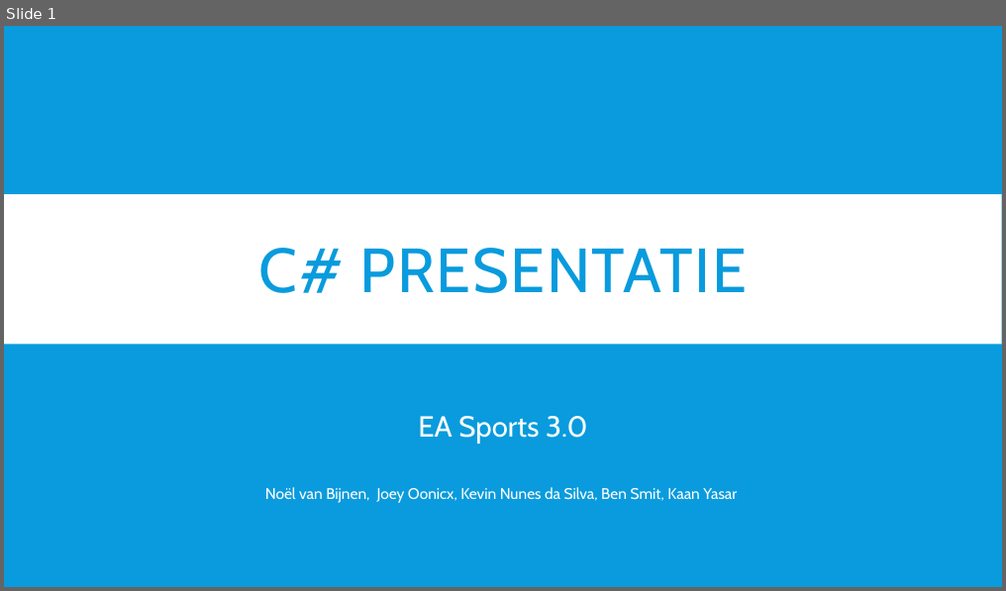
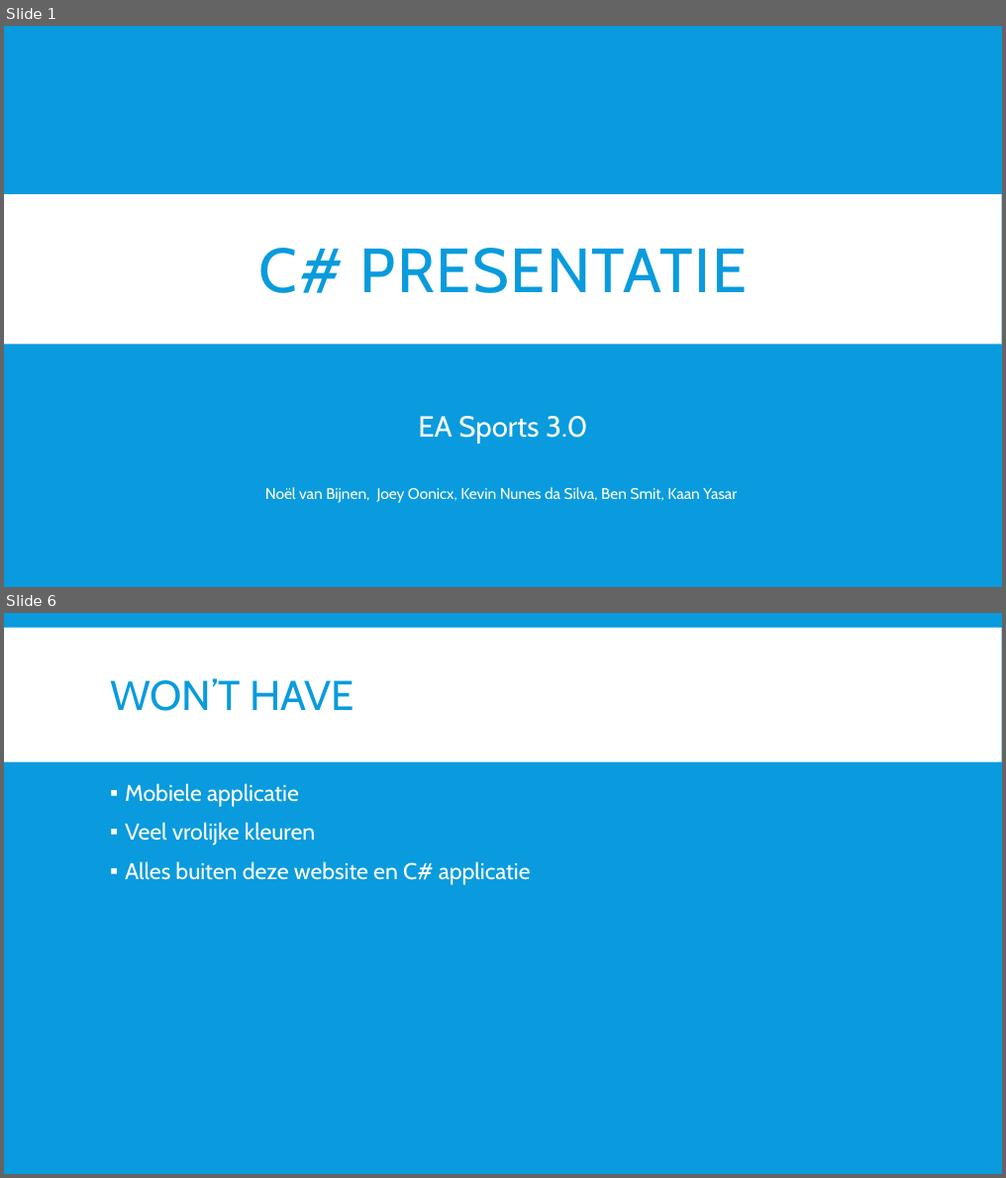
Before and after one commit to EA-Sports-3-0/project_fifa, a slide deck: Documents/presentaties/C#presentatie.pptx. Shown one above the other, each under a label of ours: slide 1 before the commit, slides 1 and 6 after it; the slides between them are not shown. The pictures are 1006x591 and 1006x1178 pixels, drawn with LibreOffice and Linux fonts; fonts in the diff are those of the drawing. Boxes give left, top, right and bottom in pixels: in the first picture for what was removed or moved away, otherwise in the second. Text is boxed around its words. In the diff, an @@ line names an element or a change of style, - is before the commit and + after.

```diff
--- a/Documents/presentaties/C#presentatie.pptx
+++ b/Documents/presentaties/C#presentatie.pptx
@@ slide 6 added at box(4, 613, 1002, 1174), background #099BDD @@
@@ rectangle added at box(4, 627, 1002, 761), fill #FFFFFF @@
@@ title added at box(110, 678, 353, 711), 40 pt, text #099BDD @@
+WON’T HAVE
@@ text added at box(125, 783, 531, 885), 22 pt, text #FFFFFF @@
+▪ Mobiele applicatie
+▪ Veel vrolijke kleuren
+▪ Alles buiten deze website en C# applicatie
```
Also in this commit, not shown: 4 other slides added, 1 slide removed, 2 other files.
